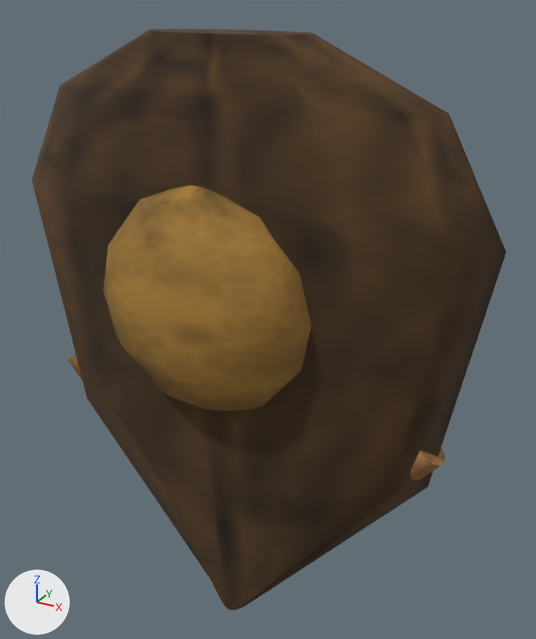
The FBX model Assets/Resources/Bellwake/Wayfarer/FerryShield.fbx, before and after one commit.
Both versions are drawn from a camera (50 mm lens) standing at (0.263, -0.425, 0.242) and looking at (0.022, 0.012, 0.023). Arrows for +X, +Y and +Z are at lower left; the lights stay in place. The picture after the commit comes second.

The first picture shows 'FerryShield paint'.
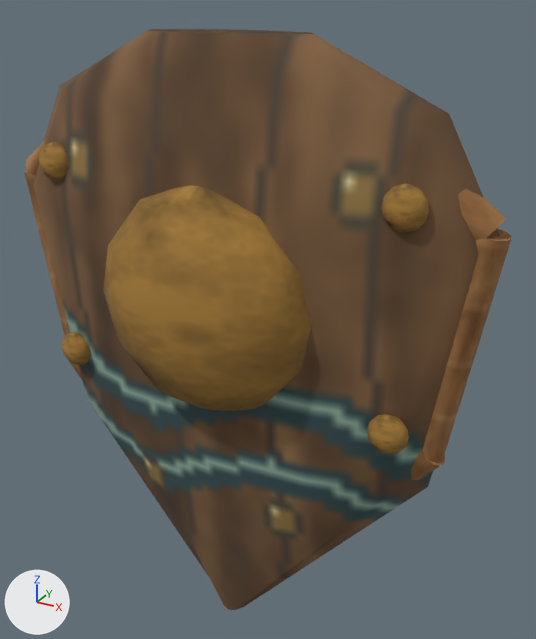
Changed parts and their boxes (x1, y1, x2, y2) in the pictures (536 x 639 px):
'FerryShield paint', reshaped: before (32, 29, 506, 610); after (24, 29, 511, 610)
part 1 of me_kite_shield_001, added (brown): after (62, 332, 91, 365)
part 2 of me_kite_shield_001, added (brown): after (39, 142, 68, 181)
part 3 of me_kite_shield_001, added (brown): after (367, 414, 409, 454)
part 4 of me_kite_shield_001, added (brown): after (381, 184, 429, 233)
part 5 of me_kite_shield_001, added: after (24, 171, 70, 336)
part 6 of me_kite_shield_001, added: after (25, 141, 45, 176)
part 7 of me_kite_shield_001, added (brown): after (422, 228, 511, 463)
part 8 of me_kite_shield_001, added (brown): after (458, 189, 507, 240)
part 9 of me_kite_shield_001, recoloured (lighter): before (32, 31, 506, 610); after (33, 31, 499, 610)

The change, as a list of edits to the scene's bpy script:
```text
Add img_ferryshieldface_png:
    img_ferryshieldface_png = load_image('FerryShieldFace.png', '../Textures/FerryShieldFace.png', 64, 64, 'sRGB')
Add mat_ferryshieldface:
    mat_ferryshieldface = principled_material('FerryShieldFace')
    mat_ferryshieldface.texture = img_ferryshieldface_png
    mat_ferryshieldface.roughness = 0.93
Change me_kite_shield_001:
    used by ob_ferryshield_paint; location = (0.0, 0.0, 0.0)
    remove me_kite_shield_001.from_pydata(...)  # 220 vertices, 176 faces; spans x -0.186..0.186, y -0.078..0.044, z -0.24..0.22
    add me_kite_shield_001.from_pydata(...)  # 764 vertices, 624 faces; spans x -0.188..0.188, y -0.078..0.044, z -0.24..0.22
    me_kite_shield_001 part 1: the loose piece of 112 vertices spanning x -0.081..0.081, y -0.078..0.006, z -0.031..0.131 is copied, and the copy is scaled about its middle by (0.173, 0.214, 0.173), then moved by (-0.132, 0.01, -0.07); it spans x -0.146..-0.118, y -0.035..-0.017, z -0.034..-0.006
    me_kite_shield_001 part 2: the loose piece of 112 vertices spanning x -0.081..0.081, y -0.078..0.006, z -0.031..0.131 is copied, and the copy is scaled about its middle by (0.173, 0.214, 0.173), then moved by (-0.132, 0.01, 0.08); it spans x -0.146..-0.118, y -0.035..-0.017, z 0.116..0.144
    me_kite_shield_001 part 3: the loose piece of 112 vertices spanning x -0.081..0.081, y -0.078..0.006, z -0.031..0.131 is copied, and the copy is scaled about its middle by (0.173, 0.214, 0.173), then moved by (0.132, 0.01, -0.07); it spans x 0.118..0.146, y -0.035..-0.017, z -0.034..-0.006
    me_kite_shield_001 part 4: the loose piece of 112 vertices spanning x -0.081..0.081, y -0.078..0.006, z -0.031..0.131 is copied, and the copy is scaled about its middle by (0.173, 0.214, 0.173), then moved by (0.132, 0.01, 0.08); it spans x 0.118..0.146, y -0.035..-0.017, z 0.116..0.144
    me_kite_shield_001 part 5: a new loose piece of 24 vertices spanning x -0.188..-0.143, y -0.012..0.012, z -0.046..0.117, in mat_bellmetal (picture img_bellmetal_png)
    me_kite_shield_001 part 6: a new loose piece of 24 vertices spanning x -0.184..-0.052, y -0.012..0.012, z 0.106..0.218, in mat_bellmetal (picture img_bellmetal_png)
    me_kite_shield_001 part 7: a new loose piece of 24 vertices spanning x 0.143..0.188, y -0.012..0.012, z -0.046..0.117, in mat_bellmetal (picture img_bellmetal_png)
    me_kite_shield_001 part 8: a new loose piece of 24 vertices spanning x 0.052..0.184, y -0.012..0.012, z 0.106..0.218, in mat_bellmetal (picture img_bellmetal_png)
    me_kite_shield_001 part 9: 24 faces spanning x -0.186..0.186, y -0.044..0.0, z -0.24..0.22 switch from mat_wood (picture img_wood_png) to mat_ferryshieldface (picture img_ferryshieldface_png)
```
